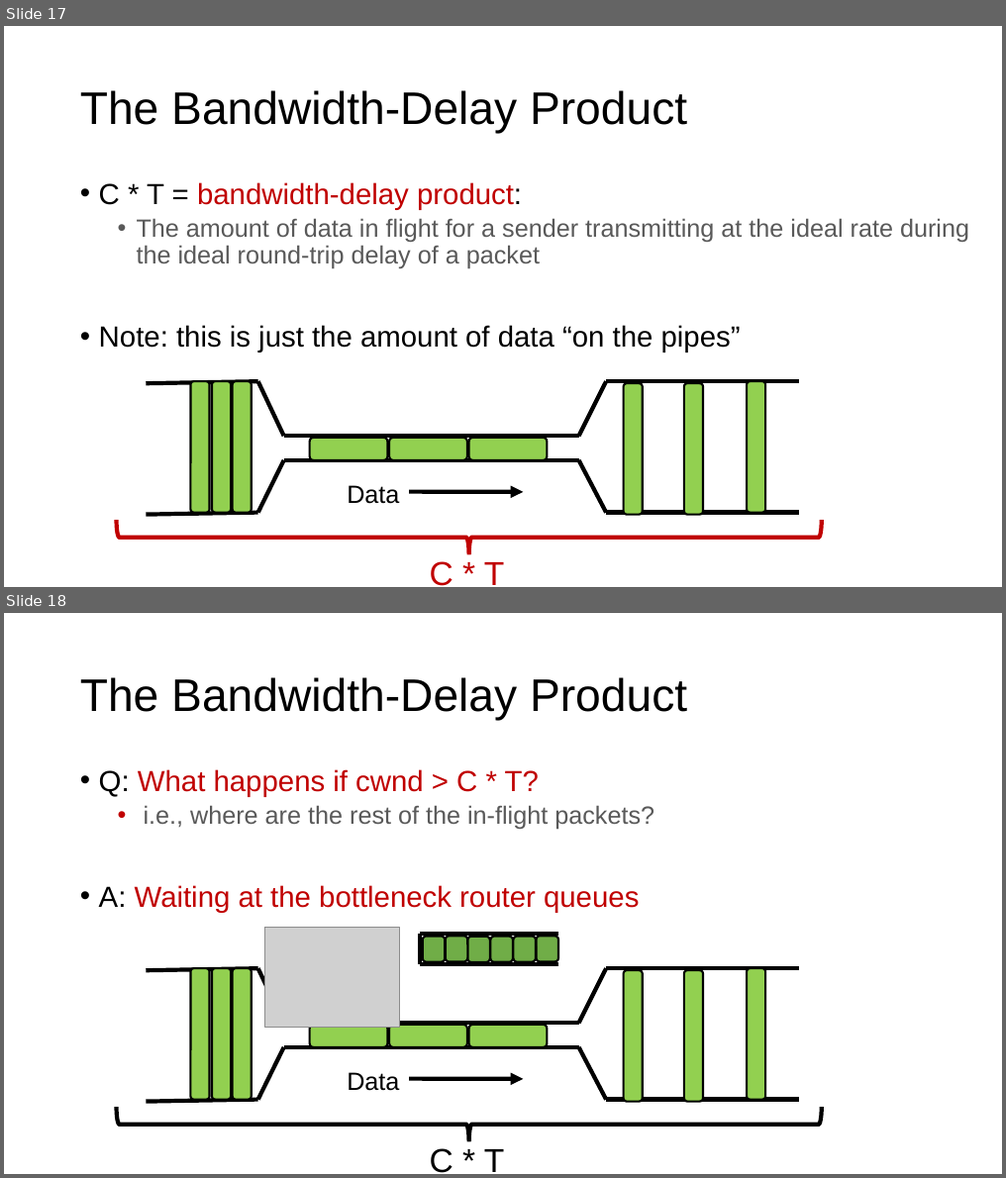
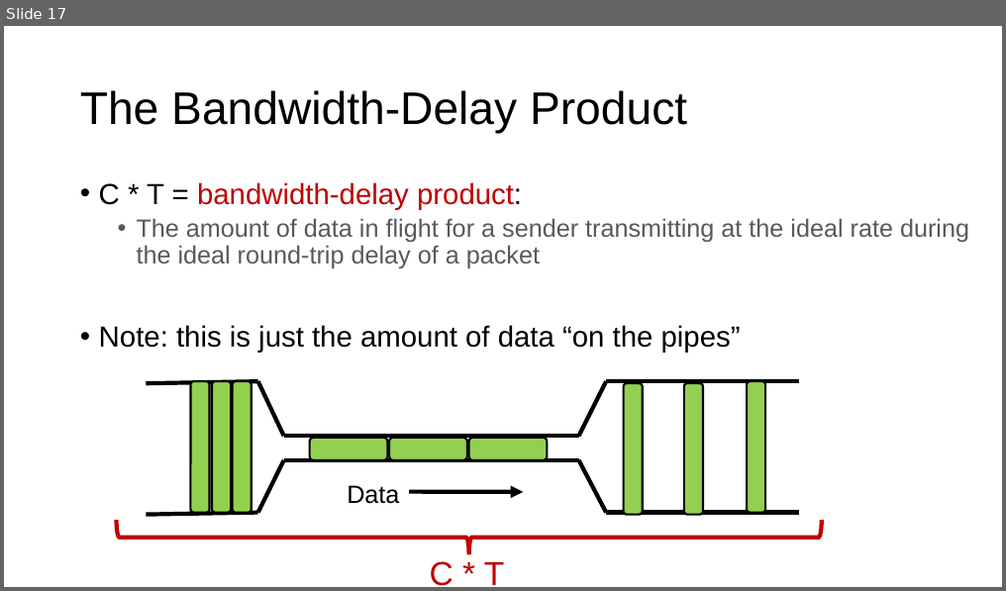
Before and after one commit to ngsrinivas/coursegen, a slide deck: ex/352-F24/staging/352-F24/lectures/18-tp-congestioncontrol-2.pptx. Shown one above the other, each under a label of ours: slides 17 and 18 before the commit, slide 17 after it. The pictures are 1006x1178 and 1006x591 pixels, drawn with LibreOffice and Linux fonts; fonts in the diff are those of the drawing; grey boxes stand for pictures. Boxes give left, top, right and bottom in pixels: in the first picture for what was removed or moved away, otherwise in the second. Text is boxed around its words. In the diff, an @@ line names an element or a change of style, - is before the commit and + after.

```diff
--- a/ex/352-F24/staging/352-F24/lectures/18-tp-congestioncontrol-2.pptx
+++ b/ex/352-F24/staging/352-F24/lectures/18-tp-congestioncontrol-2.pptx
@@ slide 18 removed at (x1=4, y1=613, x2=1002, y2=1174), background #FFFFFF @@
@@ title removed at (x1=80, y1=677, x2=687, y2=721) @@
-The Bandwidth-Delay Product
@@ text removed at (x1=99, y1=769, x2=654, y2=912) @@
-• Q: What happens if cwnd > C * T?
-  • i.e., where are the rest of the in-flight packets?
-• A: Waiting at the bottleneck router queues
@@ picture removed at (x1=264, y1=928, x2=399, y2=1027) @@
@@ line removed from (420, 934) to (558, 934) @@
@@ line removed from (420, 964) to (420, 934) @@
@@ rounded rectangle removed at (x1=423, y1=937, x2=445, y2=962) @@
@@ rounded rectangle removed at (x1=446, y1=937, x2=468, y2=962) @@
@@ rounded rectangle removed at (x1=467, y1=937, x2=490, y2=962) @@
@@ rounded rectangle removed at (x1=491, y1=937, x2=513, y2=962) @@
@@ rounded rectangle removed at (x1=513, y1=937, x2=536, y2=962) @@
@@ rounded rectangle removed at (x1=537, y1=937, x2=558, y2=962) @@
@@ group removed at (x1=147, y1=968, x2=799, y2=1102): 10 lines @@
@@ rounded rectangle removed at (x1=190, y1=968, x2=209, y2=1100) @@
@@ rounded rectangle removed at (x1=212, y1=968, x2=231, y2=1100) @@
@@ rounded rectangle removed at (x1=233, y1=968, x2=252, y2=1100) @@
@@ line removed from (420, 964) to (558, 964) @@
@@ rounded rectangle removed at (x1=746, y1=968, x2=765, y2=1100) @@
@@ rounded rectangle removed at (x1=624, y1=970, x2=643, y2=1102) @@
@@ rounded rectangle removed at (x1=684, y1=970, x2=703, y2=1102) @@
@@ rounded rectangle removed at (x1=310, y1=1025, x2=387, y2=1048) @@
@@ rounded rectangle removed at (x1=389, y1=1025, x2=467, y2=1048) @@
@@ rounded rectangle removed at (x1=469, y1=1025, x2=547, y2=1048) @@
@@ text removed at (x1=347, y1=1072, x2=399, y2=1091) @@
-Data
@@ arrow removed from (409, 1079) to (524, 1079) @@
@@ right brace removed at (x1=117, y1=1107, x2=822, y2=1143) @@
@@ text removed at (x1=430, y1=1149, x2=504, y2=1173) @@
-C * T
```
Also in this commit, not shown: 24 other slides removed, 3 other files.
